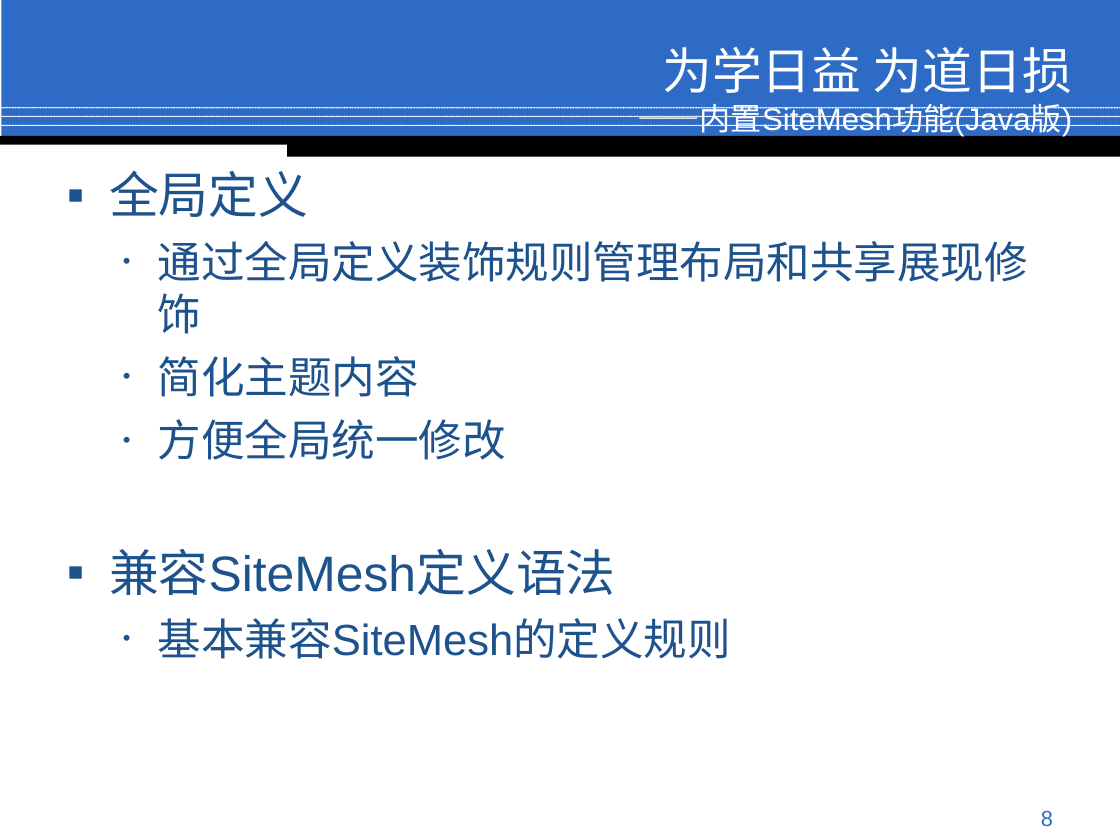
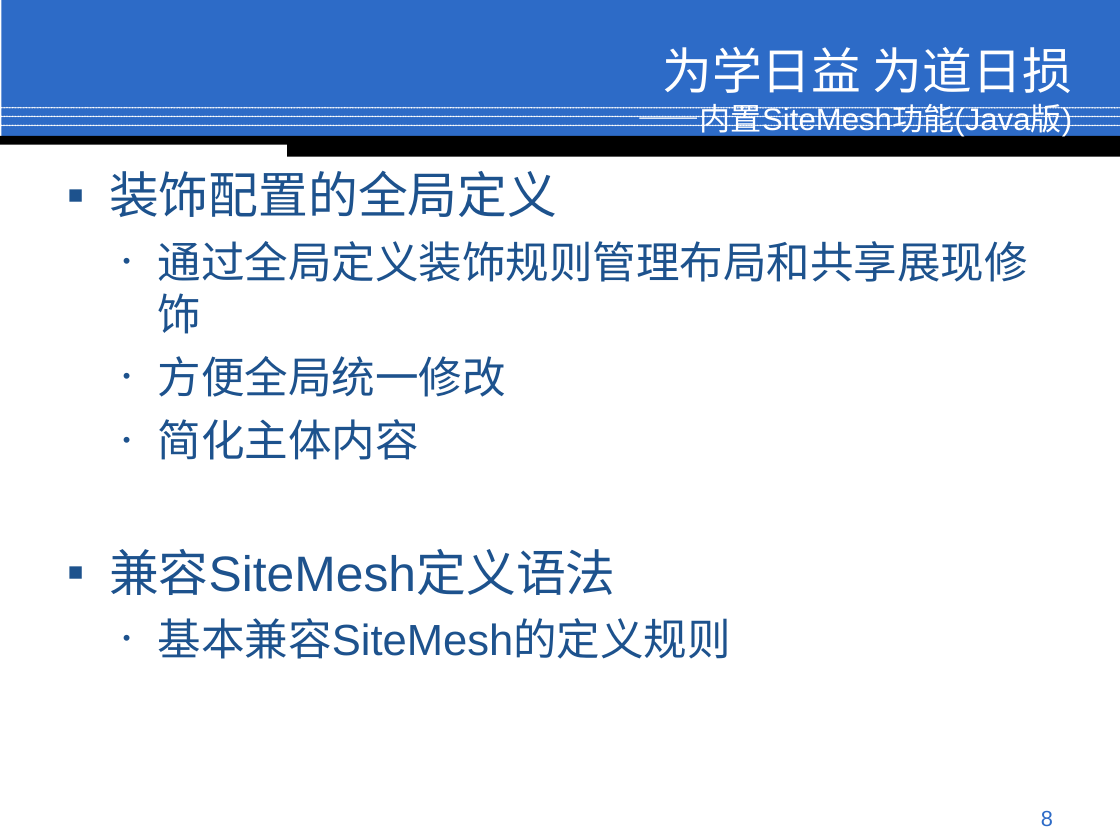
Before and after one commit to jindw/lite, a slide deck: slide 8 of trunk/Lite/web/doc/Preview.ppt. Drawn at 1120x840 pixels with LibreOffice and Linux fonts; fonts in the diff are those of the drawing; background and template pictures are left out. Boxes give left, top, right and bottom in pixels: in the first picture for what was removed or moved away, otherwise in the second. Text is boxed around its words. In the diff, an @@ line names an element or a change of style, - is before the commit and + after.

```diff
--- a/trunk/Lite/web/doc/Preview.ppt
+++ b/trunk/Lite/web/doc/Preview.ppt
@@ text at [109, 171, 557, 217]: text changed @@
-▪ 全局定义
+▪ 装饰配置的全局定义
@@ text at [158, 356, 419, 397]: paragraph removed @@
-  • 简化主题内容
@@ text at [158, 419, 419, 460]: paragraph added @@
+  • 简化主体内容
```
Also in this commit, not shown: 8 other slides changed.
